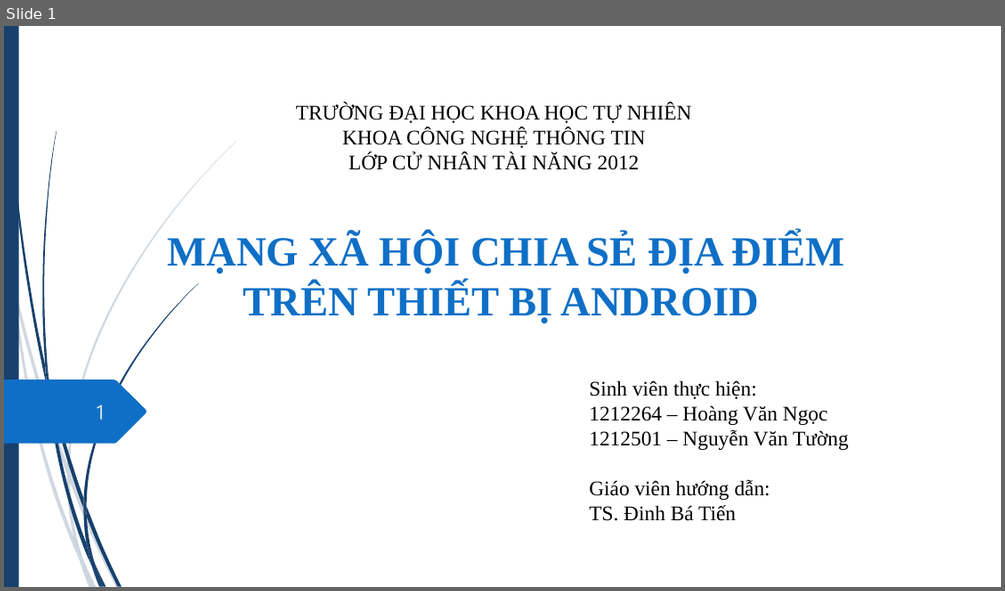
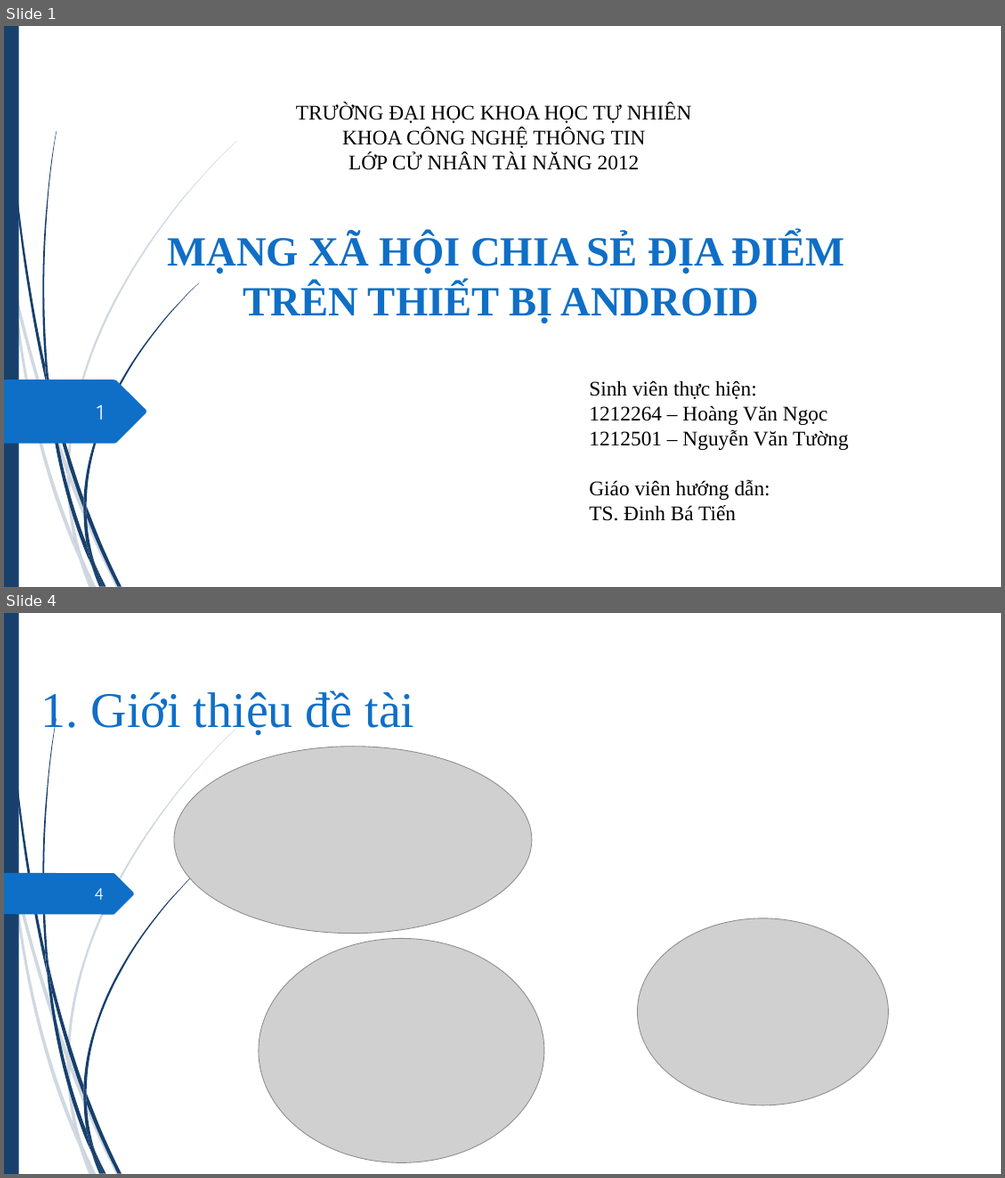
Before and after one commit to hvngoc/Presentation, a slide deck: slide 2.pptx. Shown one above the other, each under a label of ours: slide 1 before the commit, slides 1 and 4 after it; the slides between them are not shown. The pictures are 1005x591 and 1005x1178 pixels, drawn with LibreOffice and Linux fonts; fonts in the diff are those of the drawing; grey boxes stand for pictures. Boxes give left, top, right and bottom in pixels: in the first picture for what was removed or moved away, otherwise in the second. Text is boxed around its words. In the diff, an @@ line names an element or a change of style, - is before the commit and + after.

```diff
--- a/slide 2.pptx
+++ b/slide 2.pptx
@@ slide 4 added at (4,613,1001,1174), background #FFFFFF; not listed: 23 template elements that a slide beside it also shows @@
@@ title added at (41,690,415,737), 48 pt, text #0F6FC6 @@
+1. Giới thiệu đề tài
@@ picture added at (174,747,531,933) @@
@@ freeform shape added at (4,873,134,915), fill #0F6FC6 @@
@@ page number added at (95,888,104,900), 16 pt, text #FEFFFF @@
+4
@@ picture added at (638,918,889,1105) @@
@@ picture added at (259,938,544,1163) @@
```
Also in this commit, not shown: 5 slides changed, 6 other slides added.
